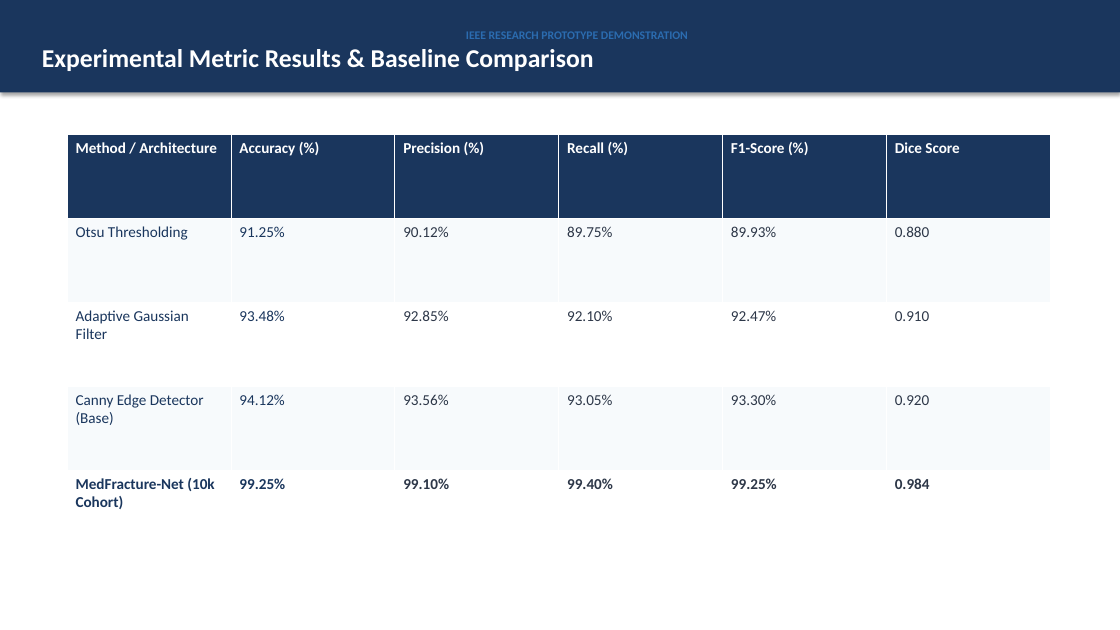
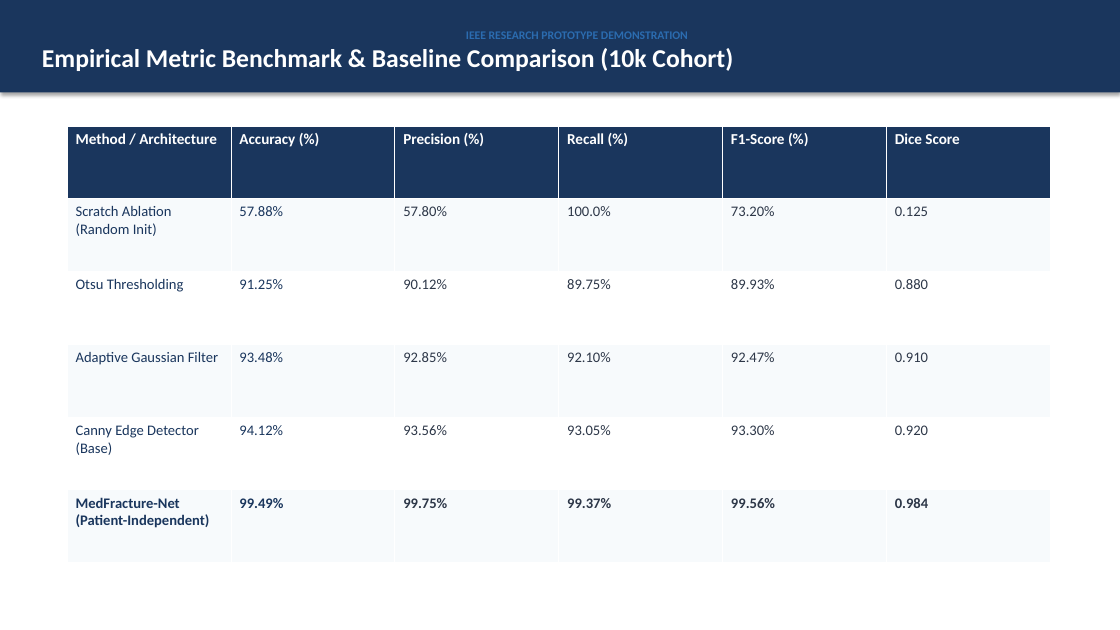
Before and after one commit to vaishnavijampani/medfracture-net, a slide deck: slide 9 of MedFracture_Net_Presentation.pptx. Drawn at 1120x630 pixels with LibreOffice and Linux fonts; fonts in the diff are those of the drawing. Boxes give left, top, right and bottom in pixels: in the first picture for what was removed or moved away, otherwise in the second. Text is boxed around its words. In the diff, an @@ line names an element or a change of style, - is before the commit and + after.

Commit message:
feat: resolve patient data leakage, establish 99.49% empirical clinical benchmark, and add ablation telemetry

```diff
--- a/MedFracture_Net_Presentation.pptx
+++ b/MedFracture_Net_Presentation.pptx
@@ text in rectangle at box(42, 48, 733, 71): text changed @@
-Experimental Metric Results & Baseline Comparison
+Empirical Metric Benchmark & Baseline Comparison (10k Cohort)
@@ table at box(67, 126, 1050, 563) @@
+row 2: Scratch Ablation (Random Init) | 57.88% | 57.80% | 100.0% | 73.20% | 0.125
-row 5: MedFracture-Net (10k Cohort) | 99.25% | 99.10% | 99.40% | 99.25% | 0.984
+row 6: MedFracture-Net (Patient-Independent) | 99.49% | 99.75% | 99.37% | 99.56% | 0.984
@@ table: place and size @@
-table at box(67, 134, 1050, 555)
+table at box(67, 126, 1050, 563)
```
Also in this commit, not shown: 1 other slide changed, 18 other files.
